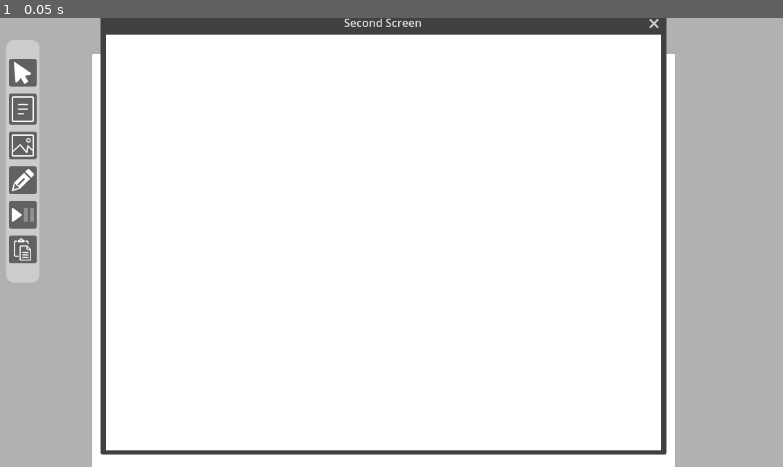
Above: before the commit, frame 1.
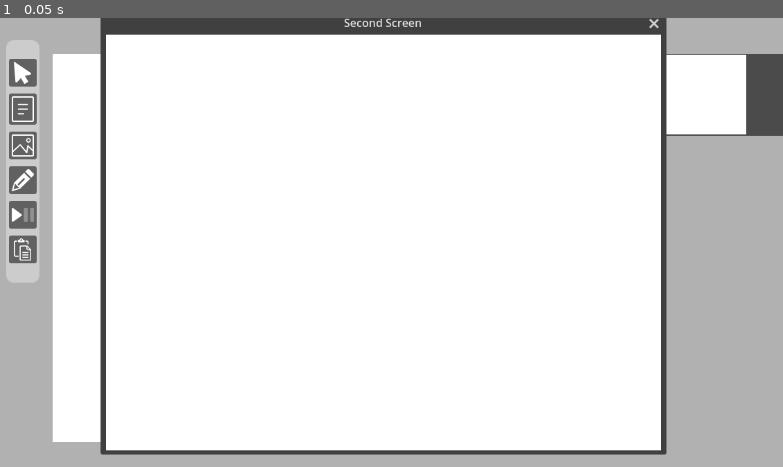
Above: after the commit, the same moment.

Repository: jmb462/GodotWhiteBoard
Game: Godot game, scene res://Main.tscn
Two runs of this game, one before a commit and one after it. Both use one fixed random seed, a clock stepped at 60 frames per second and the inputs below. The engine's default icon, where the game draws it, is replaced by a stand-in: a white triangle on a blue panel in a dark square.
Inputs:
- Up to frame 1 (0.05 s): no input

The runs differ from the first frame. In frame 1, 9.8% of the frame differs, in the area x 6-100%, y 8-100%.

Commit message:
Deal with aspect ratio board and scale to fit the display screen

Diff:
--- a/Board/Board.gd
+++ b/Board/Board.gd
@@ -20,15 +20,8 @@
 	connect_gui_input(_on_board_gui_input)
 	print("viewport size ", viewport.size)
 	await get_tree().process_frame
-	_on_resized()
-
-func _on_resized():
-	if is_instance_valid(viewport):
-		viewport.size = Vector2(size.x, size.x / 1.333)
-		viewport.size /= 1.37
-		position.x = (size.x - viewport.size.x)/2
-		position.y = 0
-		print("viewport size 2", viewport.size)
+	viewport.size = size
+	whiteboard.size = size
 
 func _on_board_gui_input(event) -> void:
 	if event is InputEventMouseButton:
--- a/Board/Board.tscn
+++ b/Board/Board.tscn
@@ -10,11 +10,15 @@
 anchor_bottom = 1.0
 grow_horizontal = 2
 grow_vertical = 2
+size_flags_horizontal = 3
+size_flags_vertical = 3
+stretch = true
 script = ExtResource("1_w8hh4")
 
 [node name="SubViewport" type="SubViewport" parent="."]
 handle_input_locally = false
-msaa_2d = 2
+msaa_2d = 3
+size = Vector2i(1152, 648)
 render_target_update_mode = 4
 
 [node name="WhiteBoard" type="ColorRect" parent="SubViewport"]
@@ -25,6 +29,8 @@
 offset_bottom = -32.0
 grow_horizontal = 2
 grow_vertical = 2
+size_flags_horizontal = 3
+size_flags_vertical = 3
 
 [node name="PreviewAnchor" type="Control" parent="."]
 layout_mode = 2
--- a/Main.gd
+++ b/Main.gd
@@ -1,4 +1,5 @@
 extends Control
 
 func _ready():
-	get_window().mode = Window.MODE_MAXIMIZED
+	pass
+	#get_window().mode = Window.MODE_MAXIMIZED
--- a/MainBoard/MainBoard.gd
+++ b/MainBoard/MainBoard.gd
@@ -4,14 +4,17 @@
 var board : Board = null
 var current_board : int = -1
 
-@onready var boards : Control = $VBox/Boards
+@onready var boards : Control = $VBox/HBox/Boards
+@onready var scroll_container : ScrollContainer = $VBox/HBox/ScrollContainer
+@onready var preview_list : ItemList = $VBox/HBox/ScrollContainer/PreviewList
 
 @onready var packed_board : PackedScene = preload("res://Board/Board.tscn")
-
 func _ready() -> void:
 	if not is_instance_valid(board):
 		add_board(current_board)
 	get_tree().get_root().connect("files_dropped", _on_drop)
+	await get_tree().process_frame
+	_on_resized()
 
 func _on_drop(data):
 	var image : Image = Image.new()
@@ -66,14 +69,10 @@
 
 	await get_tree().process_frame
 
-	var i = $BoardsPreview/ScrollContainer/ItemList.add_icon_item(vt)
-	$BoardsPreview/ScrollContainer/ItemList.move_item(i, current_board)
-	$BoardsPreview/ScrollContainer/ItemList.select(current_board)
-	$BoardsPreview/ScrollContainer/ItemList.icon_scale = 180 / vt.get_size().x
-
-
-
-
+	var i = preview_list.add_icon_item(vt)
+	preview_list.move_item(i, current_board)
+	preview_list.select(current_board)
+	preview_list.icon_scale = 180 / vt.get_size().x
 
 func _on_new_board_pressed():
 	add_board(current_board)
@@ -85,7 +84,7 @@
 		current_board -= 1
 		board = boards_array[current_board]
 		board.show()
-		$BoardsPreview/ScrollContainer/ItemList.select(current_board)
+		preview_list.select(current_board)
 
 func _on_next_board_pressed():
 	if current_board < boards_array.size() - 1:
@@ -94,7 +93,7 @@
 		current_board += 1
 		board = boards_array[current_board]
 		board.show()
-		$BoardsPreview/ScrollContainer/ItemList.select(current_board)
+		preview_list.select(current_board)
 
 
 func _on_clear_board_pressed():
@@ -120,3 +119,39 @@
 		current_board = p_index
 		board = boards_array[p_index]
 		board.show()
+
+
+func _on_boards_resized():
+	if is_instance_valid(board):
+		board.viewport.size = board.size
+	pass
+	#await get_tree().process_frame
+	#if is_instance_valid(boards):
+		#print("boards resized ",boards.size)
+		#for each_board in boards.get_children():
+			#each_board.setup_size(boards.size)
+
+
+
+func _on_resized():
+	if is_node_ready():
+		scroll_container.size.y = size.y - $VBox/Panel.size.y
+		scroll_container.position.x = size.x - $VBox/HBox/ScrollContainer.size.x
+
+		boards.size = Display.size
+		var display_aspect_ratio = float(Display.size.x)/float(Display.size.y)
+		var available_height = size.y - $VBox/Panel.size.y - 40
+		var sc_width = scroll_container.size.x if scroll_container.visible else 0.0
+		var available_width = size.x - sc_width - 40
+		var board_aspect_ratio = available_width / available_height
+		print("ah ",available_height)
+		print("display aspect ratio :", display_aspect_ratio)
+		print("available_ratio", board_aspect_ratio)
+
+		if board_aspect_ratio > display_aspect_ratio:
+			boards.scale = Vector2.ONE * (available_height / float(Display.size.y))
+		else:
+			boards.scale = Vector2.ONE * (available_width / float(Display.size.x))
+
+		boards.position.x = (size.x - boards.size.x * boards.scale.x - sc_width) / 2.0
+		print(boards.size)
--- a/MainBoard/MainBoard.tscn
+++ b/MainBoard/MainBoard.tscn
@@ -15,9 +15,6 @@
 border_width_bottom = 10
 corner_radius_bottom_right = 10
 corner_radius_bottom_left = 10
-
-[sub_resource type="StyleBoxFlat" id="StyleBoxFlat_0ohfw"]
-bg_color = Color(0.6, 0.6, 0.6, 0)
 
 [sub_resource type="StyleBoxEmpty" id="StyleBoxEmpty_fo3yv"]
 
@@ -42,6 +39,8 @@
 anchor_bottom = 1.0
 grow_horizontal = 2
 grow_vertical = 2
+size_flags_horizontal = 3
+size_flags_vertical = 3
 script = ExtResource("1_ngbew")
 
 [node name="VBox" type="VBoxContainer" parent="."]
@@ -84,8 +83,40 @@
 layout_mode = 2
 icon = ExtResource("5_fra2n")
 
-[node name="Boards" type="Control" parent="VBox"]
+[node name="HBox" type="Control" parent="VBox"]
 layout_mode = 2
+size_flags_vertical = 3
+
+[node name="Boards" type="Control" parent="VBox/HBox"]
+custom_minimum_size = Vector2(500, 500)
+layout_mode = 2
+anchors_preset = 0
+offset_right = 940.0
+offset_bottom = 596.0
+size_flags_horizontal = 3
+
+[node name="ScrollContainer" type="ScrollContainer" parent="VBox/HBox"]
+custom_minimum_size = Vector2(200, 500)
+layout_mode = 2
+offset_left = 944.0
+offset_right = 1152.0
+offset_bottom = 596.0
+horizontal_scroll_mode = 0
+
+[node name="PreviewList" type="ItemList" parent="VBox/HBox/ScrollContainer"]
+custom_minimum_size = Vector2(200, 200)
+layout_mode = 2
+size_flags_horizontal = 3
+size_flags_vertical = 3
+theme_override_styles/panel = SubResource("StyleBoxEmpty_fo3yv")
+theme_override_styles/focus = SubResource("StyleBoxEmpty_ekhcs")
+theme_override_styles/hovered = SubResource("StyleBoxEmpty_35lj6")
+theme_override_styles/selected = SubResource("StyleBoxFlat_8b2t5")
+theme_override_styles/selected_focus = SubResource("StyleBoxFlat_g1idq")
+theme_override_styles/cursor = SubResource("StyleBoxEmpty_pb50m")
+theme_override_styles/cursor_unfocused = SubResource("StyleBoxEmpty_vijou")
+allow_search = false
+auto_height = true
 
 [node name="Palette" parent="." instance=ExtResource("3_s80ig")]
 layout_mode = 2
@@ -100,52 +131,15 @@
 offset_bottom = 288.0
 grow_vertical = 1
 
-[node name="BoardsPreview" type="Panel" parent="."]
-custom_minimum_size = Vector2(200, 950)
-layout_mode = 1
-anchors_preset = 6
-anchor_left = 1.0
-anchor_top = 0.5
-anchor_right = 1.0
-anchor_bottom = 0.5
-offset_left = -200.0
-grow_horizontal = 0
-grow_vertical = 2
-theme_override_styles/panel = SubResource("StyleBoxFlat_0ohfw")
-
-[node name="ScrollContainer" type="ScrollContainer" parent="BoardsPreview"]
-custom_minimum_size = Vector2(200, 500)
-layout_mode = 1
-anchors_preset = 11
-anchor_left = 1.0
-anchor_right = 1.0
-anchor_bottom = 1.0
-offset_left = -208.0
-grow_horizontal = 0
-grow_vertical = 2
-horizontal_scroll_mode = 0
-
-[node name="ItemList" type="ItemList" parent="BoardsPreview/ScrollContainer"]
-custom_minimum_size = Vector2(200, 200)
-layout_mode = 2
-theme_override_styles/panel = SubResource("StyleBoxEmpty_fo3yv")
-theme_override_styles/focus = SubResource("StyleBoxEmpty_ekhcs")
-theme_override_styles/hovered = SubResource("StyleBoxEmpty_35lj6")
-theme_override_styles/selected = SubResource("StyleBoxFlat_8b2t5")
-theme_override_styles/selected_focus = SubResource("StyleBoxFlat_g1idq")
-theme_override_styles/cursor = SubResource("StyleBoxEmpty_pb50m")
-theme_override_styles/cursor_unfocused = SubResource("StyleBoxEmpty_vijou")
-allow_search = false
-auto_height = true
-
 [connection signal="resized" from="." to="." method="_on_resized"]
 [connection signal="pressed" from="VBox/Panel/HBox/New" to="." method="_on_new_board_pressed"]
 [connection signal="pressed" from="VBox/Panel/HBox/Previous" to="." method="_on_previous_board_pressed"]
 [connection signal="pressed" from="VBox/Panel/HBox/Next" to="." method="_on_next_board_pressed"]
 [connection signal="pressed" from="VBox/Panel/HBox/Clear" to="." method="_on_clear_board_pressed"]
+[connection signal="resized" from="VBox/HBox/Boards" to="." method="_on_boards_resized"]
+[connection signal="item_selected" from="VBox/HBox/ScrollContainer/PreviewList" to="." method="_on_item_list_item_selected"]
 [connection signal="freeze_pressed" from="Palette" to="." method="_on_palette_freeze_pressed"]
 [connection signal="image_pressed" from="Palette" to="." method="_on_palette_image_pressed"]
 [connection signal="paste_pressed" from="Palette" to="." method="_on_palette_paste_pressed"]
 [connection signal="pointer_pressed" from="Palette" to="." method="_on_palette_pointer_pressed"]
 [connection signal="text_pressed" from="Palette" to="." method="_on_palette_text_pressed"]
-[connection signal="item_selected" from="BoardsPreview/ScrollContainer/ItemList" to="." method="_on_item_list_item_selected"]
--- a/project.godot
+++ b/project.godot
@@ -22,6 +22,7 @@
 
 [display]
 
+window/size/mode=2
 window/size/always_on_top=true
 window/subwindows/embed_subwindows=false
 
Not shown: 1 places in MainBoard/MainBoard.tscn that only renumber resources
Binary file removed: img.png
Not shown, removed: img.png.import
